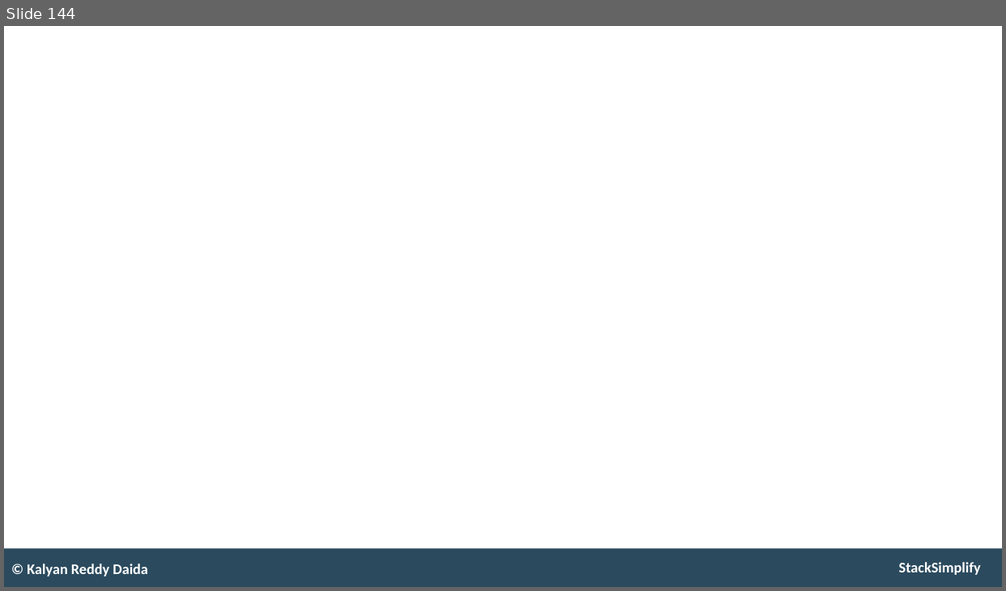
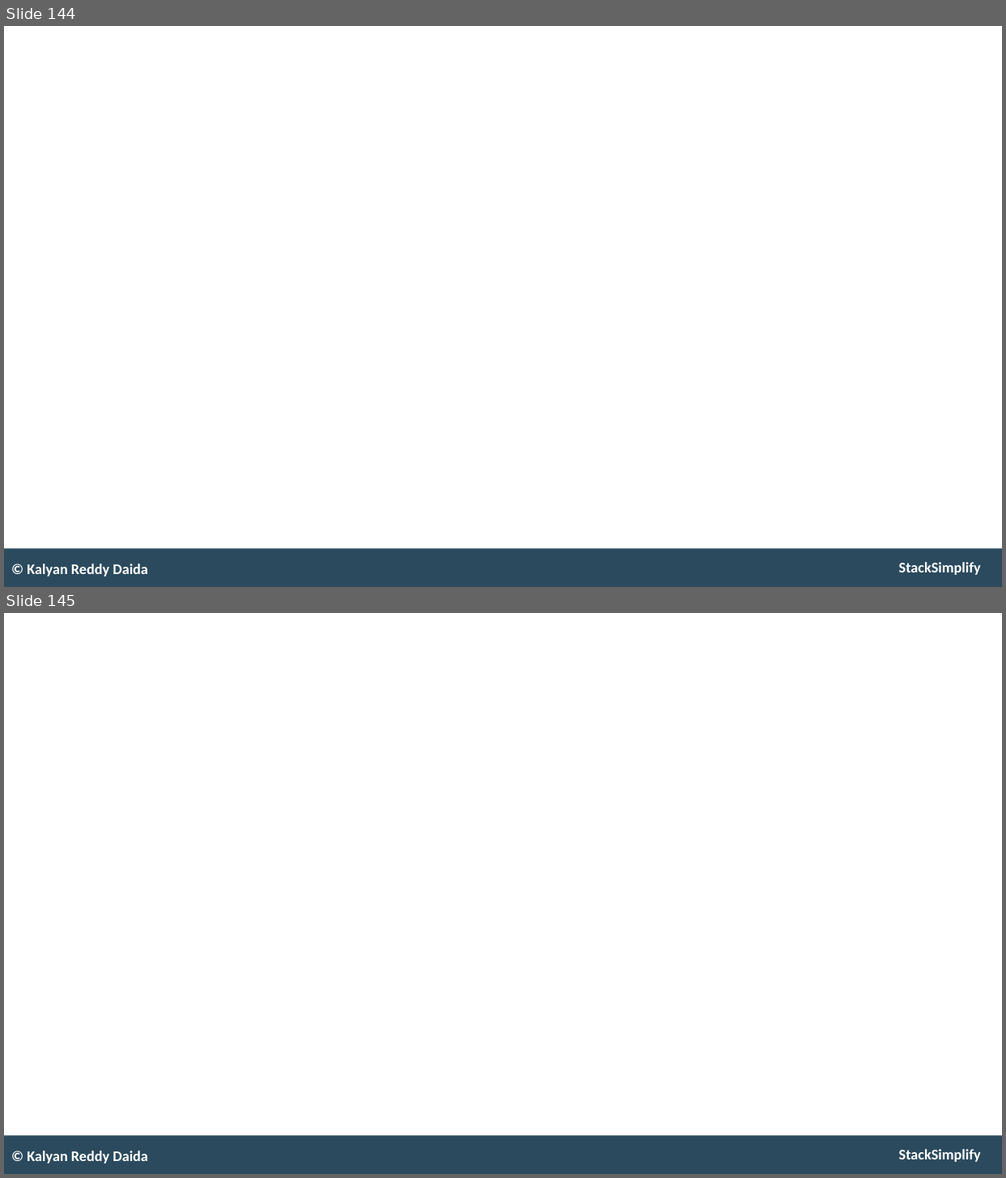
Before and after one commit to talvionyx/aws-eks-kubernetes-masterclass, a slide deck: presentation/AWS-Fargate-and-EKS-Masterclass.pptx. Shown one above the other, each under a label of ours: slide 144 before the commit, slides 144 and 145 after it. The pictures are 1006x591 and 1006x1178 pixels, drawn with LibreOffice and Linux fonts; fonts in the diff are those of the drawing. Boxes give left, top, right and bottom in pixels: in the first picture for what was removed or moved away, otherwise in the second. Text is boxed around its words. In the diff, an @@ line names an element or a change of style, - is before the commit and + after.

```diff
--- a/presentation/AWS-Fargate-and-EKS-Masterclass.pptx
+++ b/presentation/AWS-Fargate-and-EKS-Masterclass.pptx
@@ slide 145 added at <box>4,613,1002,1174</box>, background #FFFFFF; not listed: 2 template elements that a slide beside it also shows @@
@@ text added at <box>27,1151,148,1164</box>, 17 pt, text #FFFFFF, bold @@
+© Kalyan Reddy Daida
```
Also in this commit, not shown: 32 other slides added.
